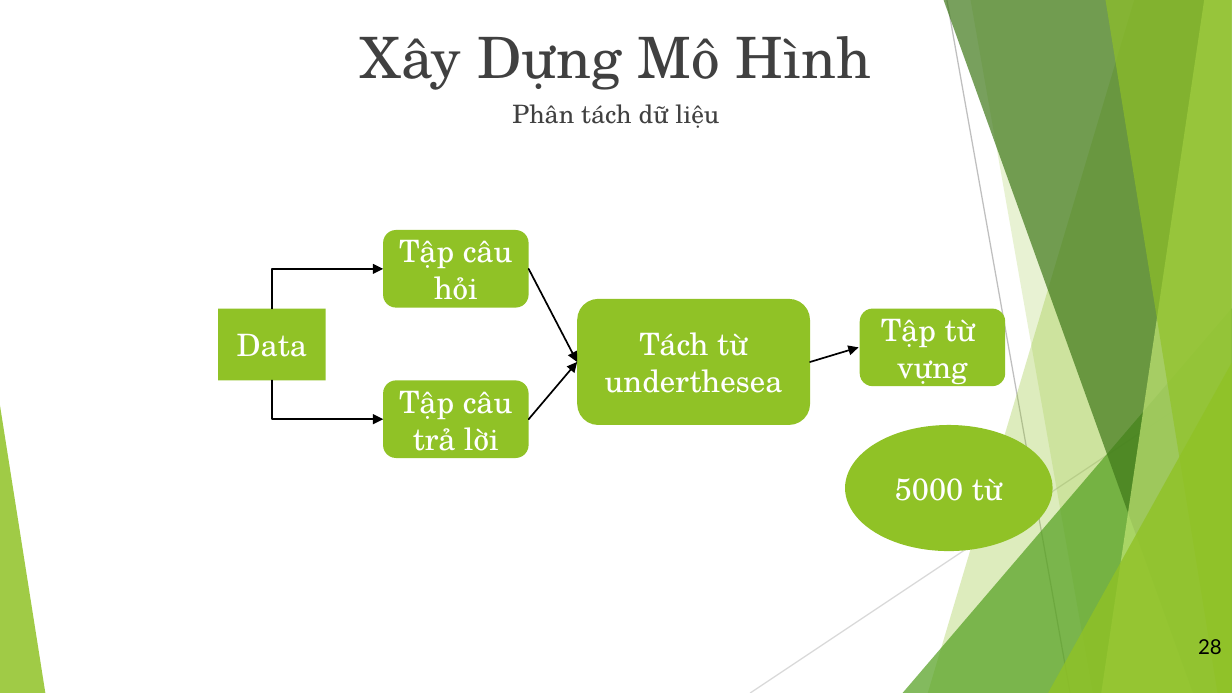
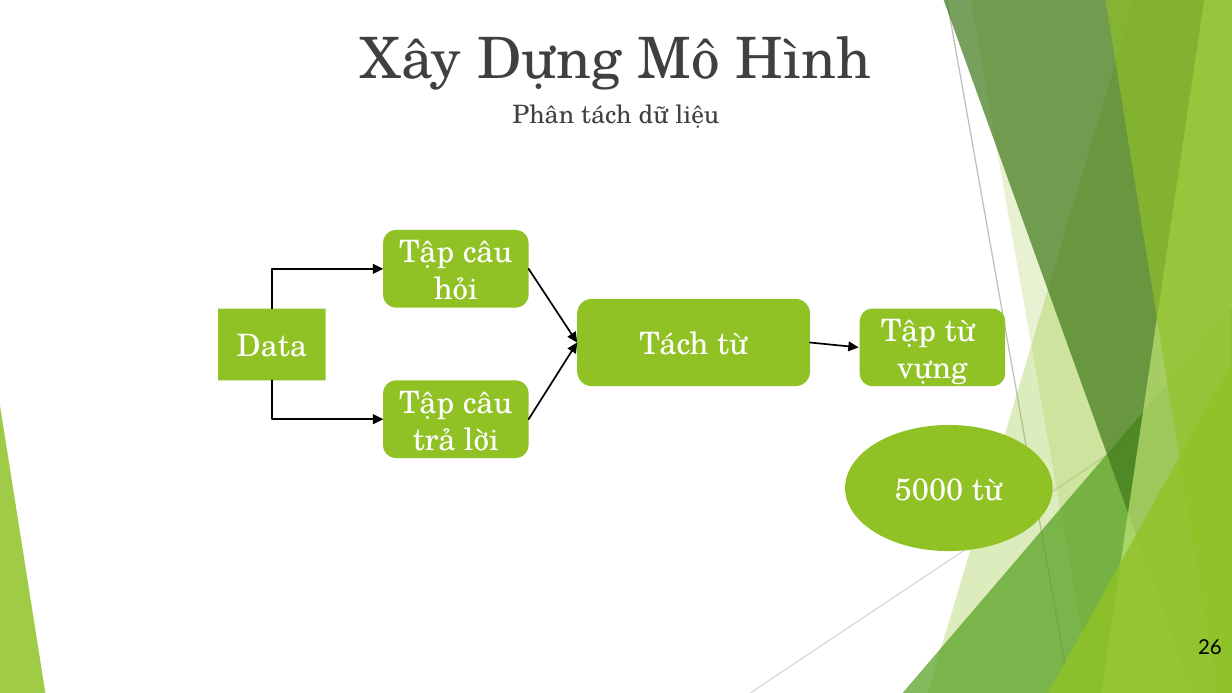
Before and after one commit to vanvibig/BaoCaoLuanVan, a slide deck: slide 26 of LVTN_Vi.pptx (slide 28 before the commit). Drawn at 1232x693 pixels with LibreOffice and Linux fonts; fonts in the diff are those of the drawing. Boxes give left, top, right and bottom in pixels: in the first picture for what was removed or moved away, otherwise in the second. Text is boxed around its words. In the diff, an @@ line names an element or a change of style, - is before the commit and + after.

```diff
--- a/LVTN_Vi.pptx
+++ b/LVTN_Vi.pptx
@@ arrow moved from (529, 269) - (578, 362) to (529, 269) - (578, 342) @@
@@ rounded rectangle "Tách từ" resized from (x1=578, y1=299, x2=811, y2=425) to (x1=578, y1=299, x2=811, y2=387) @@
@@ arrow moved from (529, 419) - (578, 362) to (529, 419) - (578, 342) @@
@@ arrow moved from (809, 362) - (859, 347) to (809, 342) - (859, 347) @@
@@ text in rounded rectangle at (x1=605, y1=369, x2=783, y2=393): paragraph removed @@
-underthesea
@@ page number at (x1=1198, y1=639, x2=1222, y2=654): text changed @@
-28
+26
```
Also in this commit, not shown: 10 other slides changed, 2 slides removed, 2 other files.
